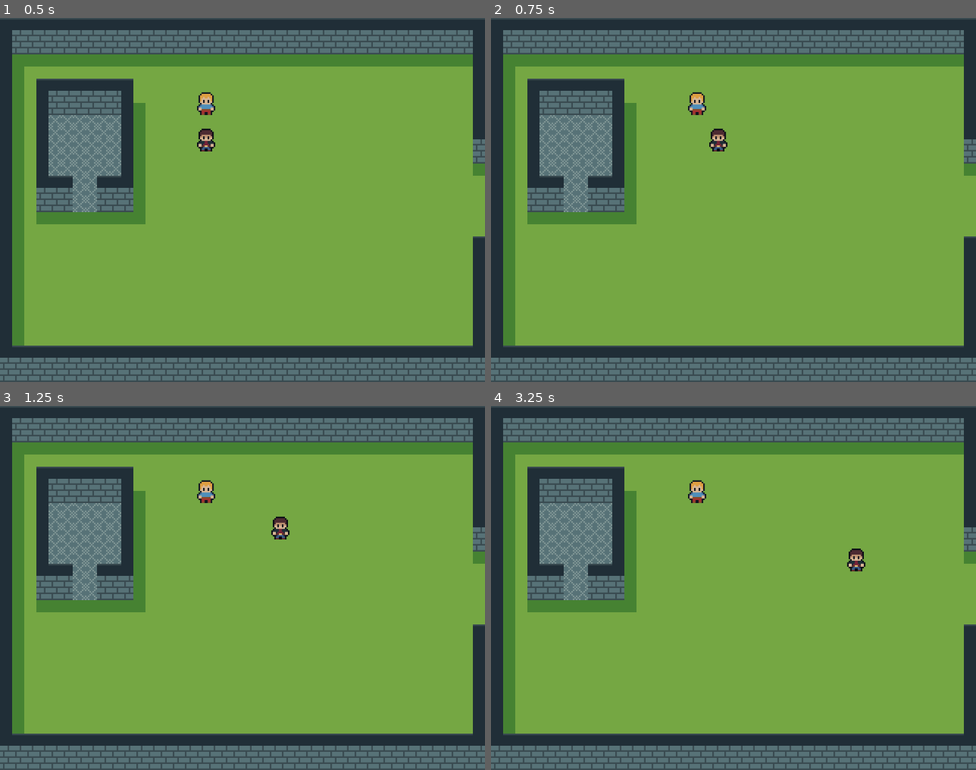
Above: before the commit, frames 1-4 (two rows, left to right).
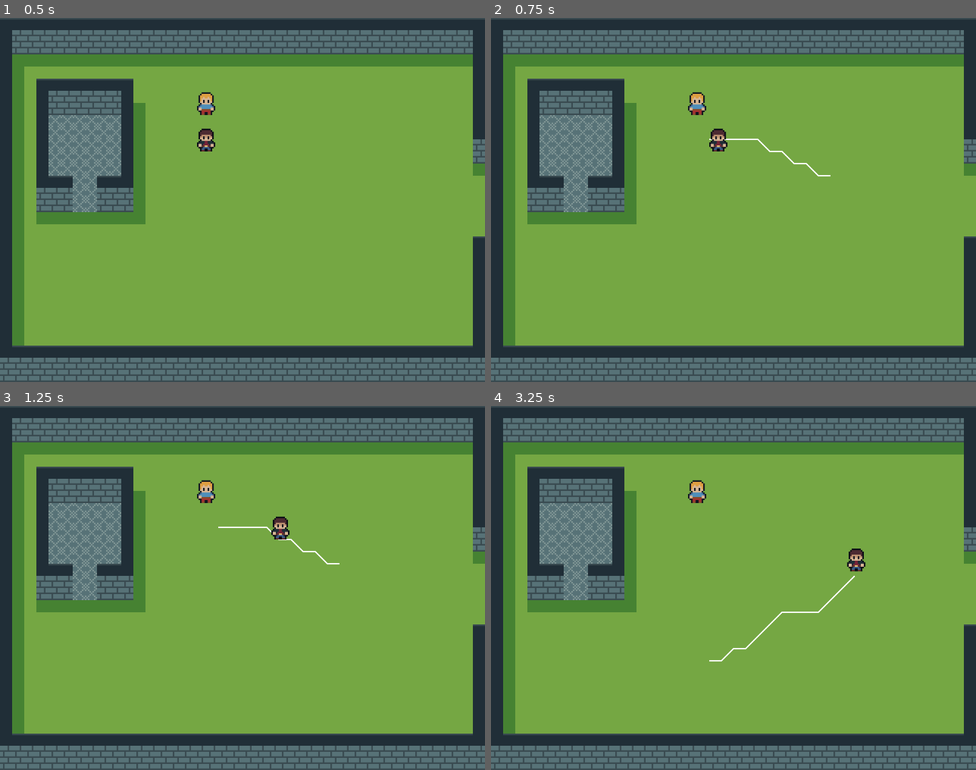
Above: after the commit, the same moments.

Repository: Paraldos/vampire-game
Game: Godot game, scene res://level/graveyard.tscn
Same seed, same stepped clock (60 frames per second), same inputs: the game is played once before the commit and once after it.
Inputs (mouse positions are in pixels of both pictures, inside the frame that each line leads up to):
- Up to frame 1 (0.5 s): no input
- Up to frame 2 (0.75 s): tap Enter at 0.5 s; move the mouse to (840, 181) at 0.52 s; hold D (right) from 0.53 s (still down); tap Space (action) at 0.6 s; click (840, 181) at 0.67 s
- Up to frame 3 (1.25 s): keep holding D (right)
- Up to frame 4 (3.25 s): move the mouse to (636, 606) at 1.27 s; release D (right) at 1.28 s; hold S (down) 1.28-2.03 s; tap Space (action) at 1.35, 2.1, 2.85 s; click (636, 606) at 1.42 s; move the mouse to (782, 507) at 2.02 s; hold D (right) 2.03-2.78 s; click (782, 507) at 2.17 s; move the mouse to (709, 660) at 2.77 s; hold W (up) from 2.78 s (still down); click (709, 660) at 2.92 s

Frame 1 is identical in both runs. In frame 2, 0.1% of the frame differs, in the area x 45-70%, y 33-44%; in frame 3, less than 0.1%; in frame 4, 0.2%, in the area x 45-76%, y 46-71%.

Commit message:
added basic setup for astar navigation

Diff:
--- a/level/template/tile_map_layer.gd
+++ b/level/template/tile_map_layer.gd
@@ -1,11 +1,17 @@
 extends TileMapLayer
+
+@onready var line_2d: Line2D = $Line2D
 
 const BUILDING_SOURCE_ID: int = 3
 const BUILDING_RIM_ATLAS: Vector2i = Vector2i(0, 0)
 const BUILDING_RIM_REPLACEMENT_ATLAS: Vector2i = Vector2i(1, 0)
+const BUILDING_WALL_ATLAS = Vector2(0,1)
 
 func _ready() -> void:
+	Utils.visible_path = line_2d
+	Utils.tile_map = self
 	_adjust_building_rim()
+	_init_astar()
 
 func _adjust_building_rim() -> void:
 	var cells_to_change: Array[Vector2i] = []
@@ -23,3 +29,15 @@
 	var cell_source_id: int = get_cell_source_id(cell)
 	var cell_atlas: Vector2i = get_cell_atlas_coords(cell)
 	return cell_source_id == source_id and cell_atlas == atlas_coords
+
+func _init_astar():
+	Utils.astar_grid = AStarGrid2D.new()
+	Utils.astar_grid.region = Rect2i(get_used_rect())
+	Utils.astar_grid.cell_size = Vector2i(16,16)
+	# Utils.astar_grid.Heuristic = AStarGrid2D.HEURISTIC_OCTILE
+	Utils.astar_grid.update()
+	for cell: Vector2i in get_used_cells():
+		if _cell_matches(cell, BUILDING_SOURCE_ID, BUILDING_WALL_ATLAS):
+			Utils.astar_grid.set_point_solid(cell)
+		if _cell_matches(cell, BUILDING_SOURCE_ID, BUILDING_RIM_ATLAS):
+			Utils.astar_grid.set_point_solid(cell)
--- a/level/template/tile_map_layer.tscn
+++ b/level/template/tile_map_layer.tscn
@@ -49,3 +49,6 @@
 tile_set = SubResource("TileSet_tlwt5")
 script = ExtResource("4_vrdux")
 metadata/_edit_lock_ = true
+
+[node name="Line2D" type="Line2D" parent="."]
+width = 1.0
--- a/player/player.gd
+++ b/player/player.gd
@@ -1,8 +1,14 @@
 extends CharacterBody2D
 
 @export var speed: float = 70.0
+var current_path : Array[Vector2i]
 
 func _physics_process(_delta: float) -> void:
+	if Input.is_mouse_button_pressed(MOUSE_BUTTON_LEFT):
+		var player_tile = Utils.tile_map.local_to_map(global_position)
+		var clicked_tile = Utils.tile_map.local_to_map(get_global_mouse_position())
+		current_path = Utils.astar_grid.get_id_path(player_tile, clicked_tile)
+		Utils._update_visible_path(current_path)
 	var input = _get_input()
 	_move(input)
 
--- a/player/player.tscn
+++ b/player/player.tscn
@@ -11,6 +11,7 @@
 collision_layer = 2
 collision_mask = 7
 script = ExtResource("1_onrkg")
+speed = null
 
 [node name="Sprite2D" type="Sprite2D" parent="."]
 texture = ExtResource("1_4flbx")
--- a/project.godot
+++ b/project.godot
@@ -20,6 +20,7 @@
 DialogController="*res://dialog_controller/dialog_controller.tscn"
 SignalController="*res://signal_controller/signal_controller.tscn"
 SceneLoader="*res://scene_loader/scene_loader.tscn"
+Utils="*res://utils.tscn"
 
 [display]
 
--- /dev/null
+++ b/utils.gd
@@ -0,0 +1,11 @@
+extends Node
+
+var tile_map : TileMapLayer
+var astar_grid : AStarGrid2D
+var visible_path : Line2D
+
+func _update_visible_path(path):
+	var new_points: PackedVector2Array = []
+	for point in path:
+		new_points.append(point * 8)
+	visible_path.points = new_points
--- /dev/null
+++ b/utils.tscn
@@ -0,0 +1,6 @@
+[gd_scene load_steps=2 format=3 uid="uid://rdrbasjoc2o"]
+
+[ext_resource type="Script" uid="uid://cjrwc5g6mob3m" path="res://utils.gd" id="1_yog10"]
+
+[node name="Utils" type="Node"]
+script = ExtResource("1_yog10")
Not shown, added: utils.gd.uid
